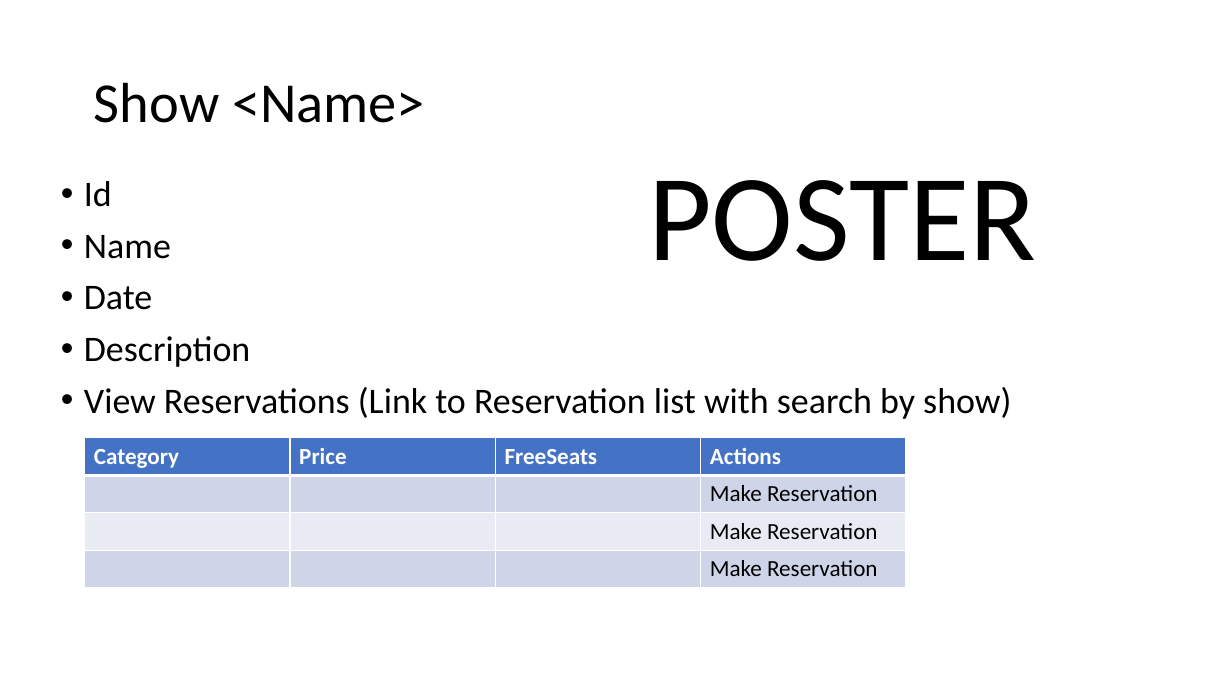
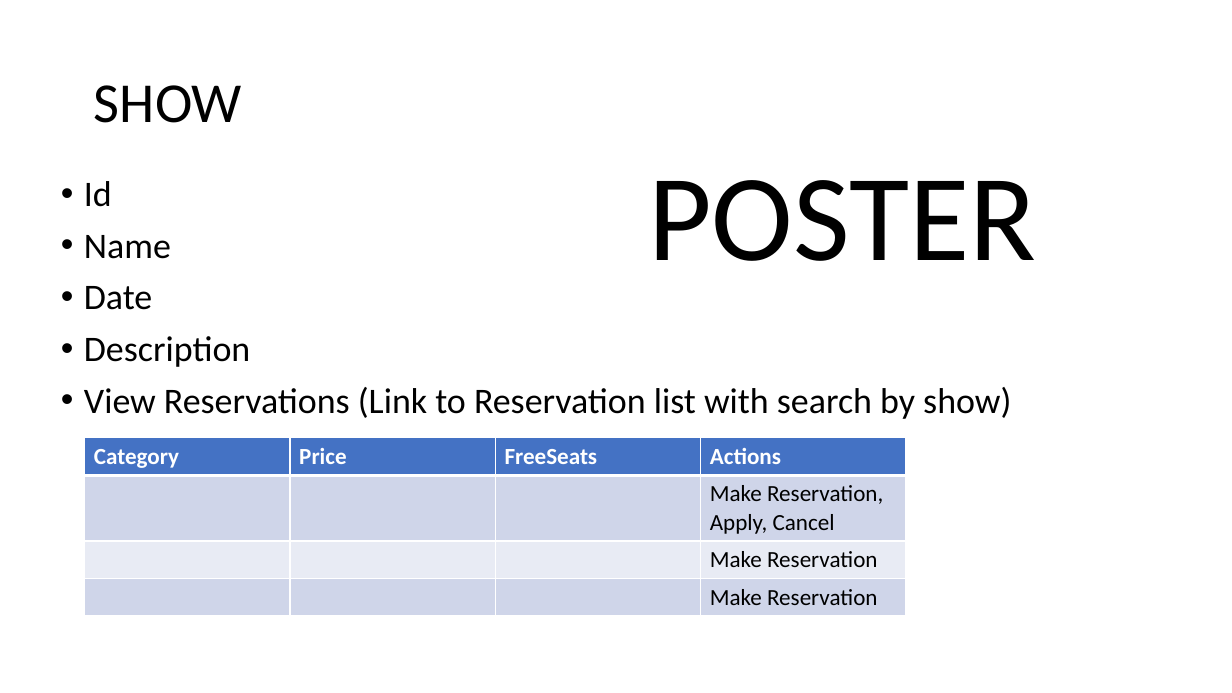
Before and after one commit to Azkron/ReservationManager, a slide deck: slide 2 of SCREENS.pptx. Drawn at 1232x693 pixels with LibreOffice and Linux fonts; fonts in the diff are those of the drawing. Boxes give left, top, right and bottom in pixels: in the first picture for what was removed or moved away, otherwise in the second. Text is boxed around its words. In the diff, an @@ line names an element or a change of style, - is before the commit and + after.

```diff
--- a/SCREENS.pptx
+++ b/SCREENS.pptx
@@ title at (94,85,242,123): text changed @@
-Show <Name>
+SHOW
@@ table at (85,438,906,615) @@
+row 2:  |  |  | Make Reservation, Apply, Cancel
-row 4:  |  |  | Make Reservation
```
Also in this commit, not shown: 1 other slide changed, 1 slide added, 7 other files.
